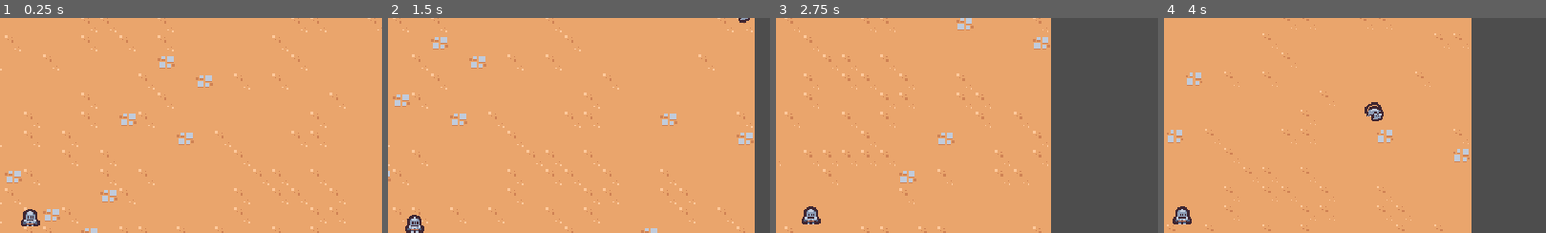
Above: before the commit, frames 1-4 (left to right).
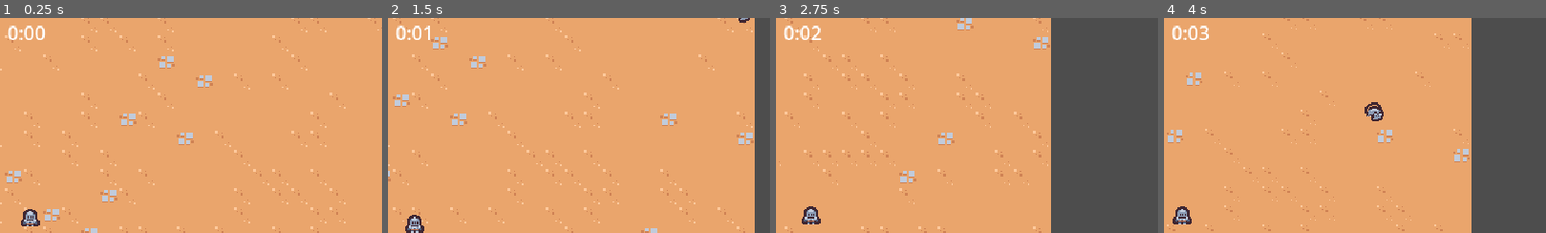
Above: after the commit, the same moments.

Repository: Liujiayu007/2d
Game: Godot game, scene res://scenes/main/main.tscn
The game is run twice, just before and just after one commit, with the same random seed, the same clock (stepped at 60 frames per second) and the same inputs.
Inputs:
- Up to frame 1 (0.25 s): no input
- Up to frame 2 (1.5 s): hold D (move_right) 0.53-1.28 s; hold S (move_down) from 1.28 s (still down)
- Up to frame 3 (2.75 s): release S (move_down) at 2.03 s; hold D (move_right) from 2.03 s (still down)
- Up to frame 4 (4 s): release D (move_right) at 2.78 s; hold W (move_up) 2.78-3.53 s; hold A (move_left) from 3.53 s (still down)
The pictures show only the part of the screen within x 46-96%, y 2-52%; the shares and areas given below are measured in that part.

The runs differ from the first frame. In frame 1, 0.4% of the frame differs, in the area x 2-12%, y 3-11%; in frame 2, 0.3%; in frame 3, 0.3%; in frame 4, 0.3%.

Commit message:
增加计时器ui

Diff:
--- a/scenes/main/main.tscn
+++ b/scenes/main/main.tscn
@@ -1,11 +1,18 @@
 [gd_scene format=4 uid="uid://bhorcje3t7dix"]
 
+[ext_resource type="PackedScene" uid="uid://yaeaib4chgvb" path="res://scenes/ui/arena_time_ui.tscn" id="1_6q06x"]
 [ext_resource type="PackedScene" uid="uid://cqke0mmbd8gwy" path="res://scenes/player/player.tscn" id="1_hyk8p"]
 [ext_resource type="TileSet" uid="uid://btsai6lg0o8ys" path="res://resources/tileset.tres" id="1_iuonh"]
 [ext_resource type="PackedScene" uid="uid://bqibcdgklrqdc" path="res://scenes/game_camera/game_camera.tscn" id="1_k2fmo"]
 [ext_resource type="PackedScene" uid="uid://b1xxwi00ln7me" path="res://scenes/manager/enemy_manager.tscn" id="1_l3cfh"]
+[ext_resource type="PackedScene" uid="uid://b8k2j5jrnb23e" path="res://scenes/manager/arena_time_manager.tscn" id="2_ow5a4"]
 
 [node name="Main" type="Node" unique_id=715923107]
+
+[node name="ArenaTimeUI" parent="." unique_id=327112516 node_paths=PackedStringArray("arena_time_manager") instance=ExtResource("1_6q06x")]
+arena_time_manager = NodePath("../ArenaTimeManager")
+
+[node name="ArenaTimeManager" parent="." unique_id=44977711 instance=ExtResource("2_ow5a4")]
 
 [node name="EnemyManager" parent="." unique_id=1531917544 instance=ExtResource("1_l3cfh")]
 
--- /dev/null
+++ b/scenes/manager/arena_time_manager.gd
@@ -0,0 +1,6 @@
+extends Node
+
+@onready var timer = $Timer
+
+func get_time_elapsed():
+	return timer.wait_time - timer.time_left
--- /dev/null
+++ b/scenes/manager/arena_time_manager.tscn
@@ -0,0 +1,11 @@
+[gd_scene format=3 uid="uid://b8k2j5jrnb23e"]
+
+[ext_resource type="Script" uid="uid://cd7c7k2m5l4uh" path="res://scenes/manager/arena_time_manager.gd" id="1_h76kk"]
+
+[node name="ArenaTimeManager" type="Node" unique_id=44977711]
+script = ExtResource("1_h76kk")
+
+[node name="Timer" type="Timer" parent="." unique_id=282724585]
+wait_time = 60.0
+one_shot = true
+autostart = true
--- /dev/null
+++ b/scenes/ui/arena_time_ui.gd
@@ -0,0 +1,16 @@
+extends CanvasLayer
+
+@export var arena_time_manager: Node
+@onready var label = $MarginContainer/Label
+
+
+func _process(delta):
+	if arena_time_manager == null:
+		return
+	var time_elapsed = arena_time_manager.get_time_elapsed()
+	label.text = format_seconds_to_string(time_elapsed)
+
+func format_seconds_to_string(seconds: float):
+	var minutes = int(seconds / 60)
+	var remaining_seconds = seconds - (minutes * 60)
+	return str(minutes) + ":" +("%02d" % floor(remaining_seconds))
--- /dev/null
+++ b/scenes/ui/arena_time_ui.tscn
@@ -0,0 +1,21 @@
+[gd_scene format=3 uid="uid://yaeaib4chgvb"]
+
+[ext_resource type="Script" uid="uid://c8utcvb0spy5o" path="res://scenes/ui/arena_time_ui.gd" id="1_oa7xr"]
+
+[node name="ArenaTimeUI" type="CanvasLayer" unique_id=327112516]
+script = ExtResource("1_oa7xr")
+
+[node name="MarginContainer" type="MarginContainer" parent="." unique_id=1841074627]
+anchors_preset = 15
+anchor_right = 1.0
+anchor_bottom = 1.0
+grow_horizontal = 2
+grow_vertical = 2
+mouse_filter = 2
+theme_override_constants/margin_top = 8
+
+[node name="Label" type="Label" parent="MarginContainer" unique_id=145612346]
+layout_mode = 2
+size_flags_horizontal = 4
+size_flags_vertical = 0
+text = "test"
Not shown, added: scenes/manager/arena_time_manager.gd.uid
Not shown, added: scenes/ui/arena_time_ui.gd.uid
